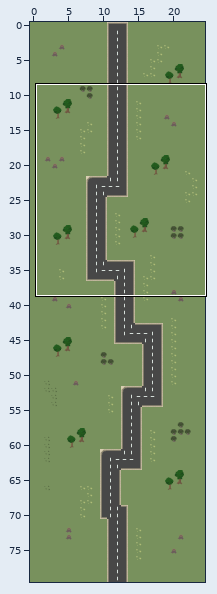
Two states of a Tiled map, levels/full_tile_level.tmx. Above: a wide view before the commit, with the close-up outlined.
Close-up. Earlier state:
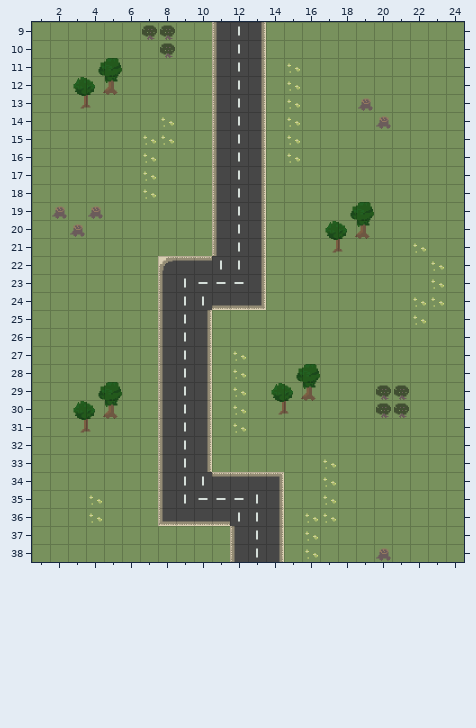
Cells are 32x32 px. Shown: x 1..24, y 9..38. The commit also changed other parts of the map, which this record leaves out.
The same view after the edit:
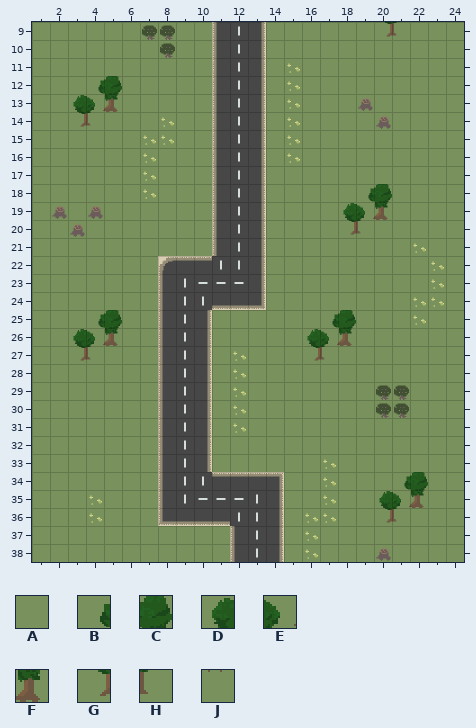
Key: from "tileset": A 1, B 22, C 23, D 27, E 28, F 29, G 33, H 34, J 35.
_ is an empty cell, # one hidden under a higher layer, . an unchanged one.
Tiles of an added or newly shown layer are drawn over the layers below it.
Change:
--- layer "Tile Layer 1"
@@ x 3..5 @@
-11 .BC
-12 DEF
-13 GHJ
+11 .AA
+12 A##
+13 ###
@@ x 17..19 @@
-19 .BC
-20 DEF
-21 GH.
+19 .##
+20 A##
+21 AA.
@@ x 3..16 @@
-28 ............BC
-29 .BC........DEF
-30 DEF........GH.
-31 GH............
+28 ............AA
+29 .AA........AAA
+30 AAA........AA.
+31 AA............
--- layer "Tile Layer 2" (added)
@@ x 20..21 @@
- 9 __
+ 9 GH
@@ x 3..5 @@
-12 .__
-13 ___
-14 __.
+12 .BC
+13 DEF
+14 GH.
@@ x 18..20 @@
-18 .__
-19 ___
-20 __.
+18 .BC
+19 DEF
+20 GH.
@@ x 3..18 @@
-25 .__...........__
-26 ___..........___
-27 __...........__.
+25 .BC...........BC
+26 DEF..........DEF
+27 GH...........GH.
@@ x 20..22 @@
-34 .__
-35 ___
-36 __.
+34 .BC
+35 DEF
+36 GH.
Where, in picture pixels (left, top, right, bottom), the same in both close-ups:
added: (385, 22, 397, 37)
changed: (73, 58, 122, 127)
changed: (325, 184, 392, 253)
added: (73, 310, 122, 361)
changed: (271, 310, 356, 415)
changed: (73, 382, 122, 433)
added: (379, 472, 428, 523)
